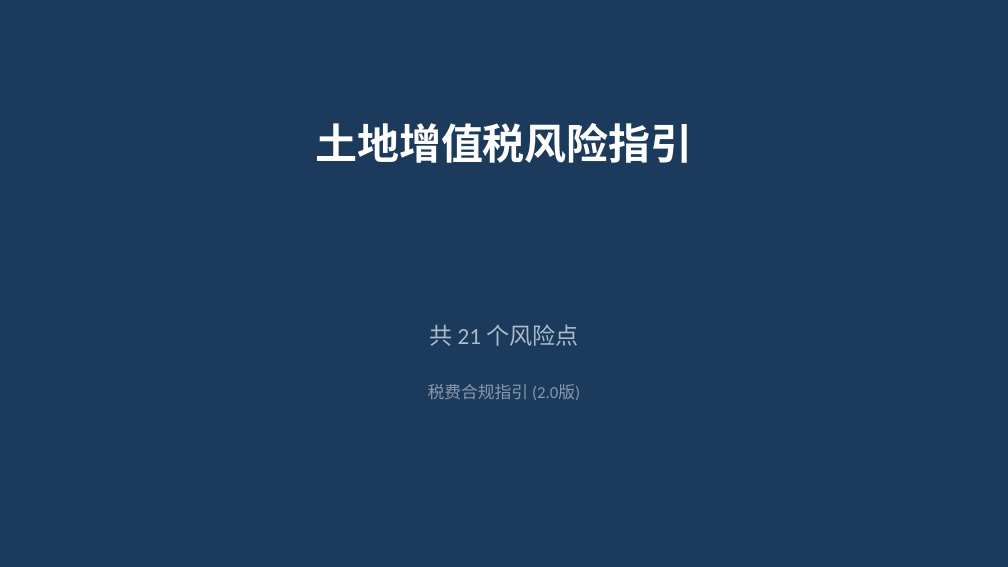
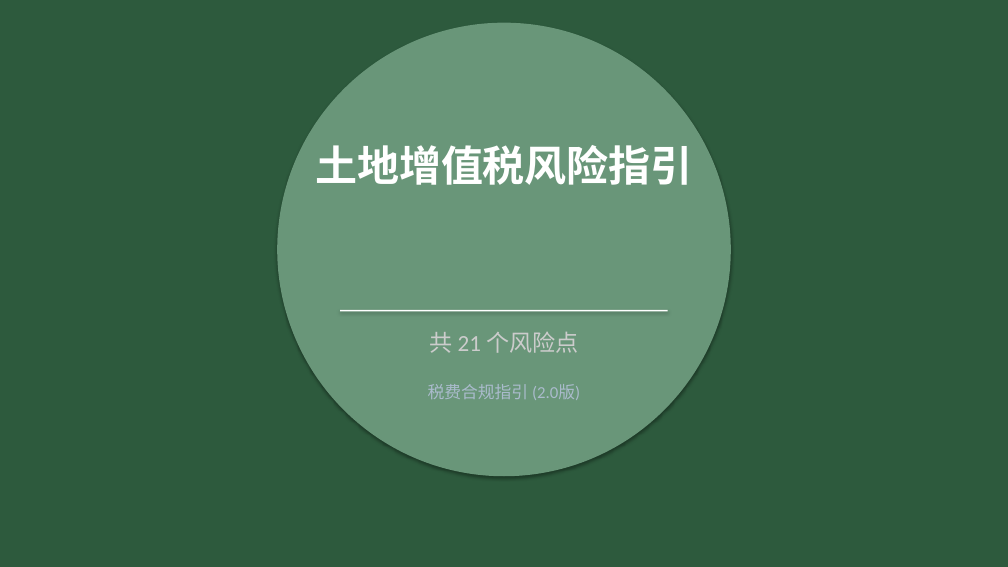
Before and after one commit to SlainTroyard/ppt, a slide deck: slide 1 of ppts_output_v3/09_土地增值税风险指引.pptx. Drawn at 1008x567 pixels with LibreOffice and Linux fonts; fonts in the diff are those of the drawing. Boxes give left, top, right and bottom in pixels: in the first picture for what was removed or moved away, otherwise in the second. Text is boxed around its words. In the diff, an @@ line names an element or a change of style, - is before the commit and + after.

```diff
--- a/ppts_output_v3/09_土地增值税风险指引.pptx
+++ b/ppts_output_v3/09_土地增值税风险指引.pptx
@@ background #1B3A5C to #2D5A3D @@
@@ ellipse added at [278,23,731,476], fill #699679 @@
@@ text "土地增值税风险指引": place and size @@
-text "土地增值税风险指引" at [315,123,693,163]
+text "土地增值税风险指引" at [315,145,693,185]
@@ text "共 21 个风险点": place and size @@
-text "共 21 个风险点" at [429,324,578,346]
+text "共 21 个风险点" at [429,332,578,353]
@@ text "共 21 个风险点" at [429,332,578,353]: text colour #AABBCC to #CCCCCC @@
@@ rectangle added at [340,310,668,312], fill #FFFFFF @@
@@ text "税费合规指引 (2.0版)" at [428,384,580,400]: text colour #8899AA to #AABBCC @@
```
Also in this commit, not shown: 21 other slides changed, 20 other files.
